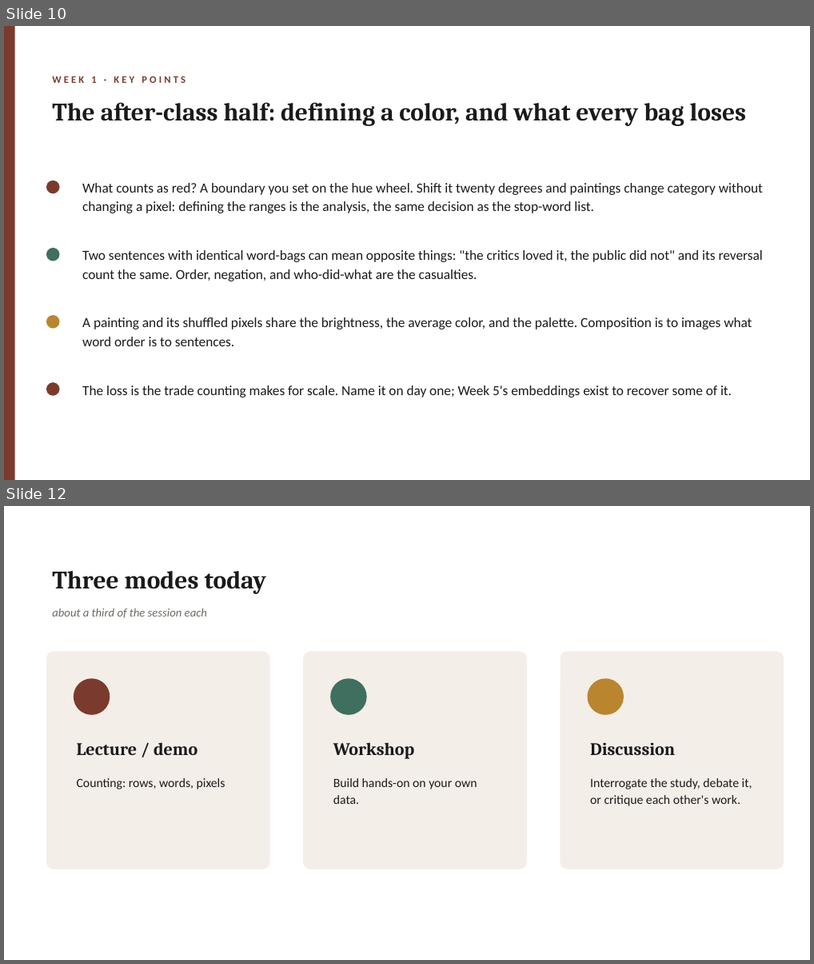
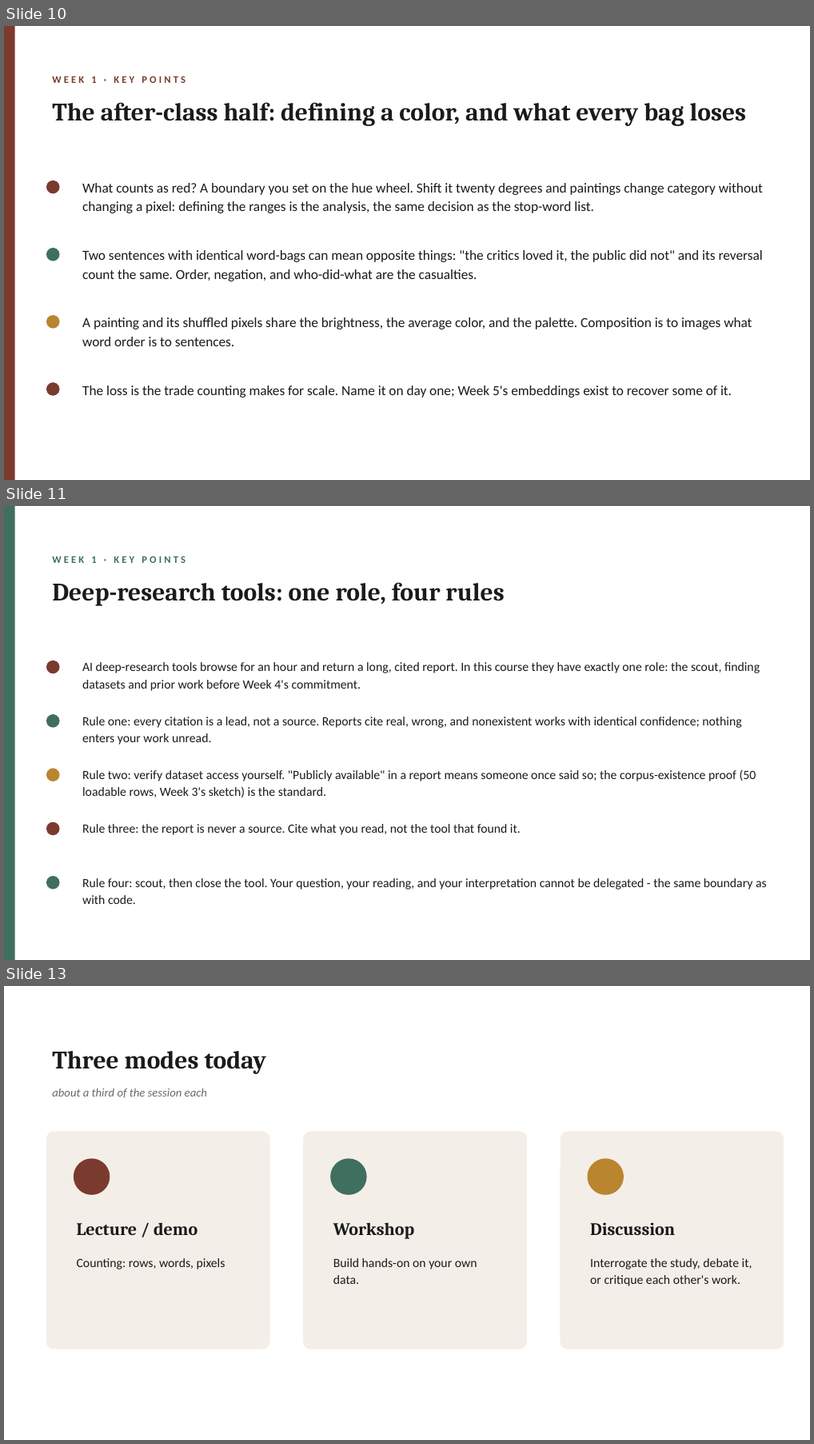
Before and after one commit to lucianli123/culture-as-data-2026, a slide deck: slides/pptx/week-01.pptx. Shown one above the other, each under a label of ours: slides 10 and 12 before the commit, slides 10, 11 and 13 after it; the slides between them are not shown. The pictures are 814x964 and 814x1444 pixels, drawn with LibreOffice and Linux fonts; fonts in the diff are those of the drawing. Boxes give left, top, right and bottom in pixels: in the first picture for what was removed or moved away, otherwise in the second. Text is boxed around its words. In the diff, an @@ line names an element or a change of style, - is before the commit and + after.

Commit message:
Move deep-research guidance from the Week 1 notebook to the deck
The notebook loses its prose-only deep-research section (it had no code to
run); the Week 1 deck gains 'Deep-research tools: one role, four rules' -
the scout role, citations as leads, verify access yourself, the report is
never a source, scout then close the tool. Lesson-plan and syllabus pointers
updated to name the deck as where the rules live.

```diff
--- a/slides/pptx/week-01.pptx
+++ b/slides/pptx/week-01.pptx
@@ slide 11 added at (4, 506, 810, 960), background #FFFFFF @@
@@ rectangle added at (4, 506, 15, 960), fill #3F6F5F @@
@@ text added at (52, 556, 186, 563), 12 pt, text #3F6F5F, bold @@
+WEEK 1 · KEY POINTS
@@ text added at (52, 582, 504, 606), 30 pt, text #1A1A1A, bold @@
+Deep-research tools: one role, four rules
@@ ellipse added at (46, 660, 60, 673), fill #7A3B2E @@
@@ text added at (82, 662, 760, 691), 15 pt, text #1A1A1A @@
+AI deep-research tools browse for an hour and return a long, cited report. In this course they have exactly one role: the scout, finding datasets and prior work before Week 4's commitment.
@@ ellipse added at (46, 714, 60, 728), fill #3F6F5F @@
@@ text added at (82, 716, 742, 744), 15 pt, text #1A1A1A @@
+Rule one: every citation is a lead, not a source. Reports cite real, wrong, and nonexistent works with identical confidence; nothing enters your work unread.
@@ ellipse added at (46, 768, 60, 781), fill #B9852F @@
@@ text added at (82, 769, 757, 797), 15 pt, text #1A1A1A @@
+Rule two: verify dataset access yourself. "Publicly available" in a report means someone once said so; the corpus-existence proof (50 loadable rows, Week 3's sketch) is the standard.
@@ ellipse added at (46, 822, 60, 835), fill #7A3B2E @@
@@ text added at (82, 824, 521, 835), 15 pt, text #1A1A1A @@
+Rule three: the report is never a source. Cite what you read, not the tool that found it.
@@ ellipse added at (46, 876, 60, 889), fill #3F6F5F @@
@@ text added at (82, 878, 767, 904), 15 pt, text #1A1A1A @@
+Rule four: scout, then close the tool. Your question, your reading, and your interpretation cannot be delegated - the same boundary as with code.
@@ what was slide 12 is now slide 13 @@
```
Also in this commit, not shown: 1 slide changed, 15 other files.
